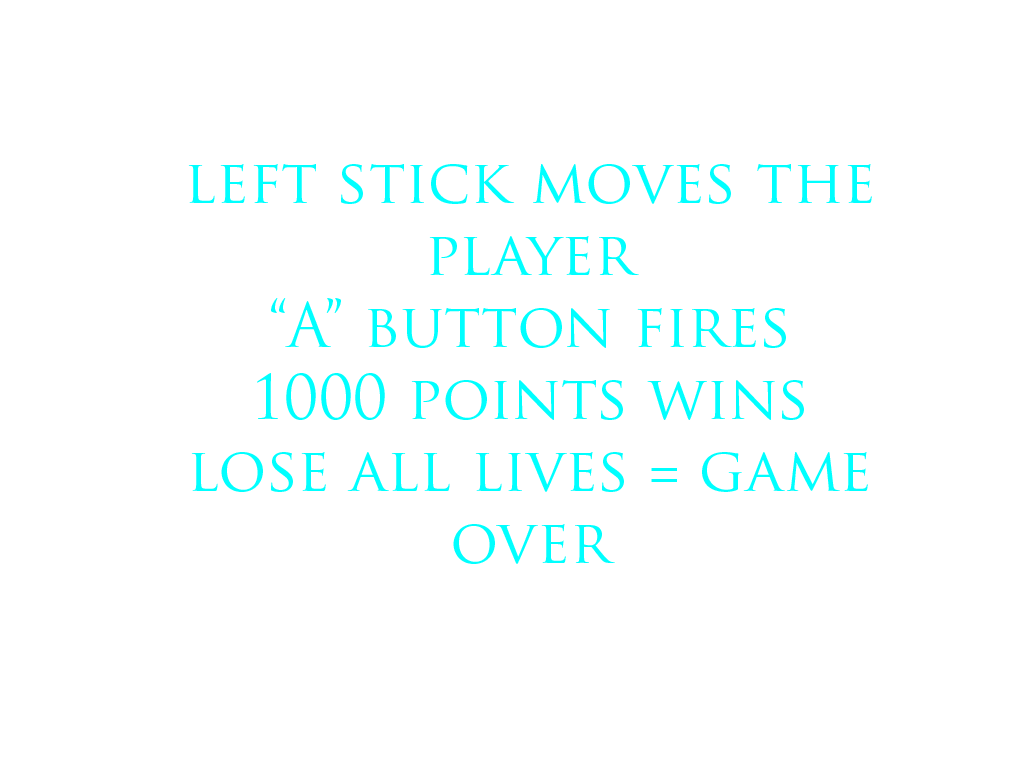
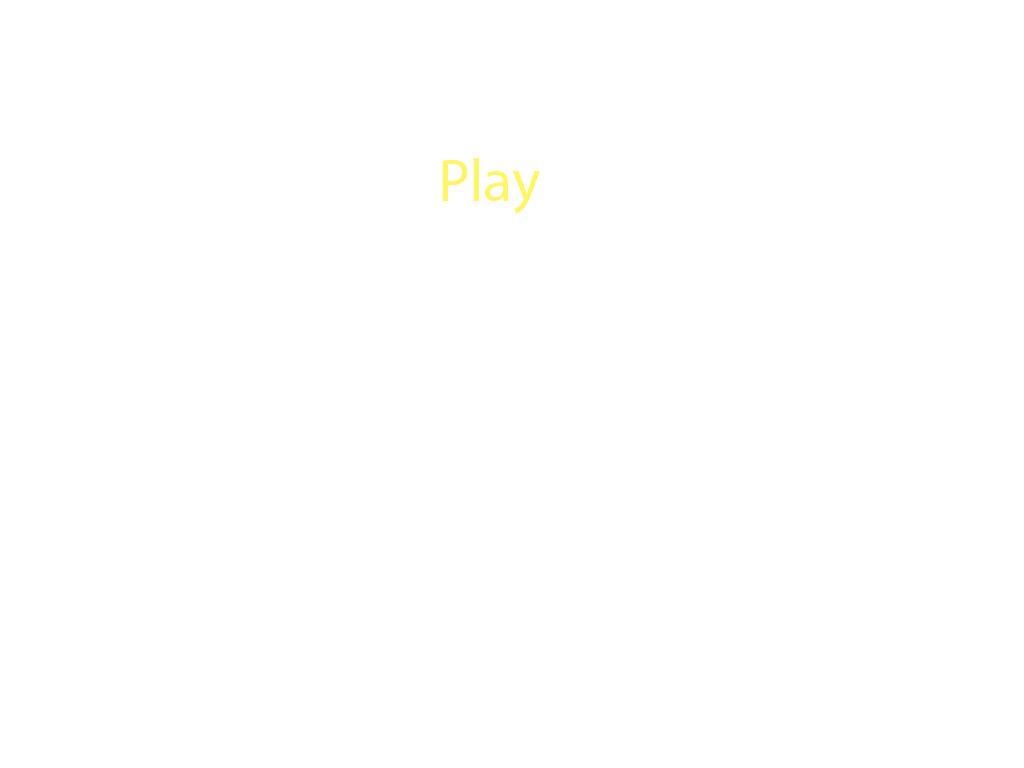
Layered file, before and after one edit (1024×768). Changes by layer:
added layer "Play" above "win" over (442, 158, 540, 214)
hid "instructions", painted on it over (188, 164, 872, 564)
